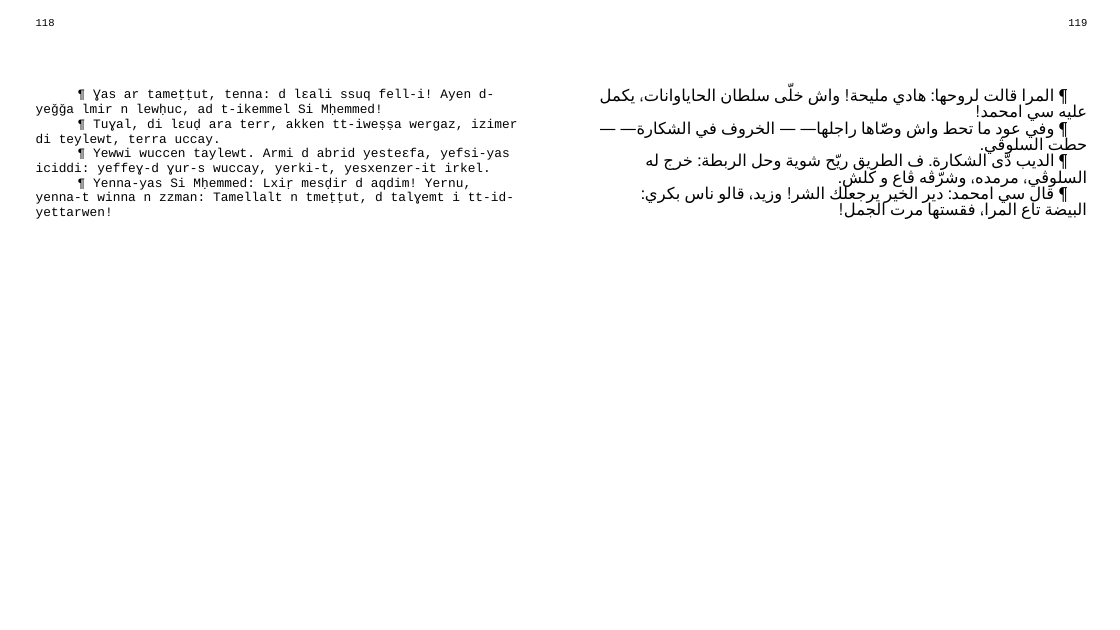
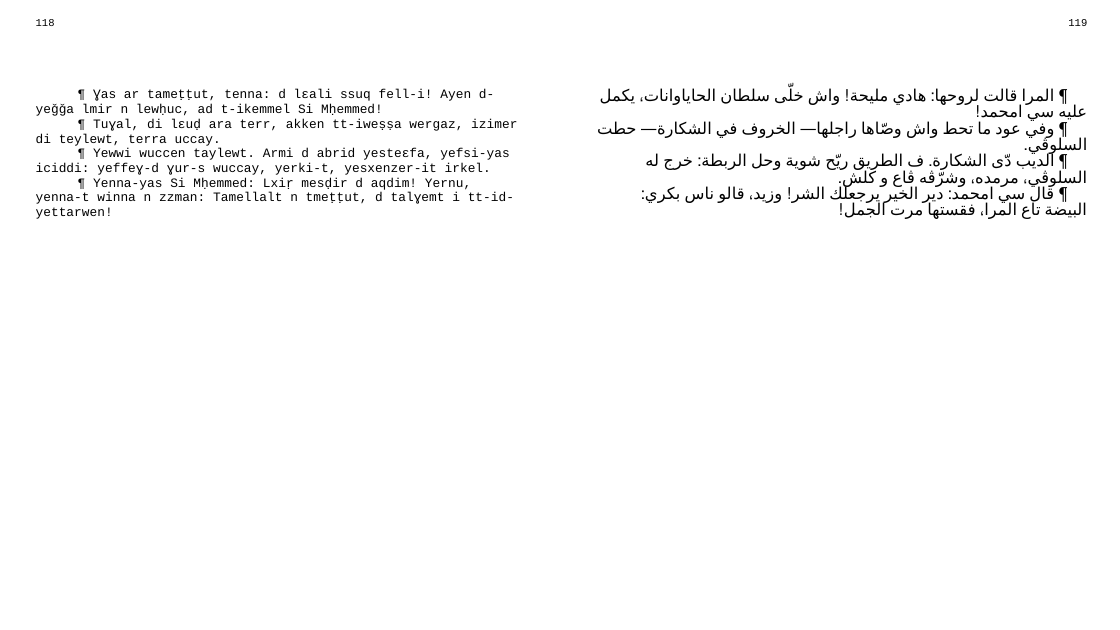
Before and after one commit to sferhah/tamacahut_n_wuccen, a slide deck: slide 56 of Uccen.ConsoleApp/Resources/pptx/uccen.arq.pptx. Drawn at 1120x630 pixels with LibreOffice and Linux fonts; fonts in the diff are those of the drawing. Boxes give left, top, right and bottom in pixels: in the first picture for what was removed or moved away, otherwise in the second. Text is boxed around its words. In the diff, an @@ line names an element or a change of style, - is before the commit and + after.

```diff
--- a/Uccen.ConsoleApp/Resources/pptx/uccen.arq.pptx
+++ b/Uccen.ConsoleApp/Resources/pptx/uccen.arq.pptx
@@ table at (27, 13, 1096, 607) @@
-row 3, column 3: ¶ المرا قالت لروحها: هادي مليحة! واش خلّى سلطان الحاياوانات، يكمل عليه سي امحمد! / ¶ وفي عود ما تحط واش وصّاها راجلها— — الخروف في الشكارة— — حطت السلوڨي. / ¶ الديب دّى الشكارة. ف الطريق ريّح شوية وحل الربطة: خرج له السلوڨي، مرمده، وشرّڨه ڨاع و كلش. / ¶ قال سي امحمد: دير الخير يرجعلك الشر! وزيد، قالو ناس بكري: البيضة تاع المرا، فقستها مرت الجمل!
+row 3, column 3: ¶ المرا قالت لروحها: هادي مليحة! واش خلّى سلطان الحاياوانات، يكمل عليه سي امحمد! / ¶ وفي عود ما تحط واش وصّاها راجلها— الخروف في الشكارة— حطت السلوڨي. / ¶ الديب دّى الشكارة. ف الطريق ريّح شوية وحل الربطة: خرج له السلوڨي، مرمده، وشرّڨه ڨاع و كلش. / ¶ قال سي امحمد: دير الخير يرجعلك الشر! وزيد، قالو ناس بكري: البيضة تاع المرا، فقستها مرت الجمل!
```
Also in this commit, not shown: 2 other slides changed, 3 other files.
